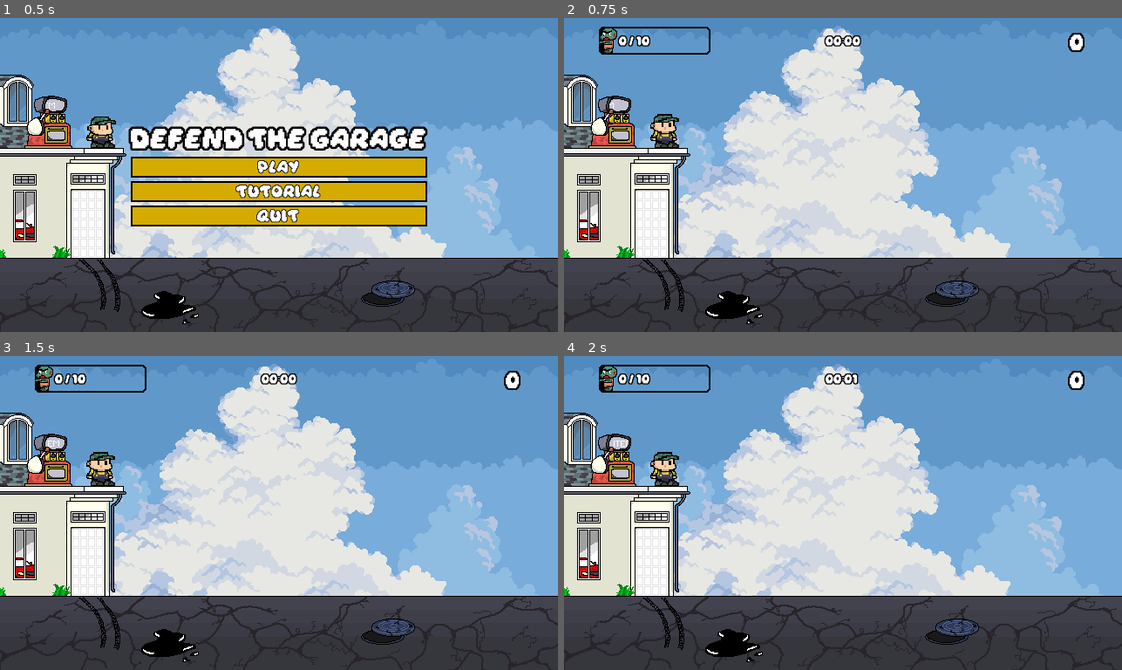
Above: before the commit, frames 1-4 (two rows, left to right).
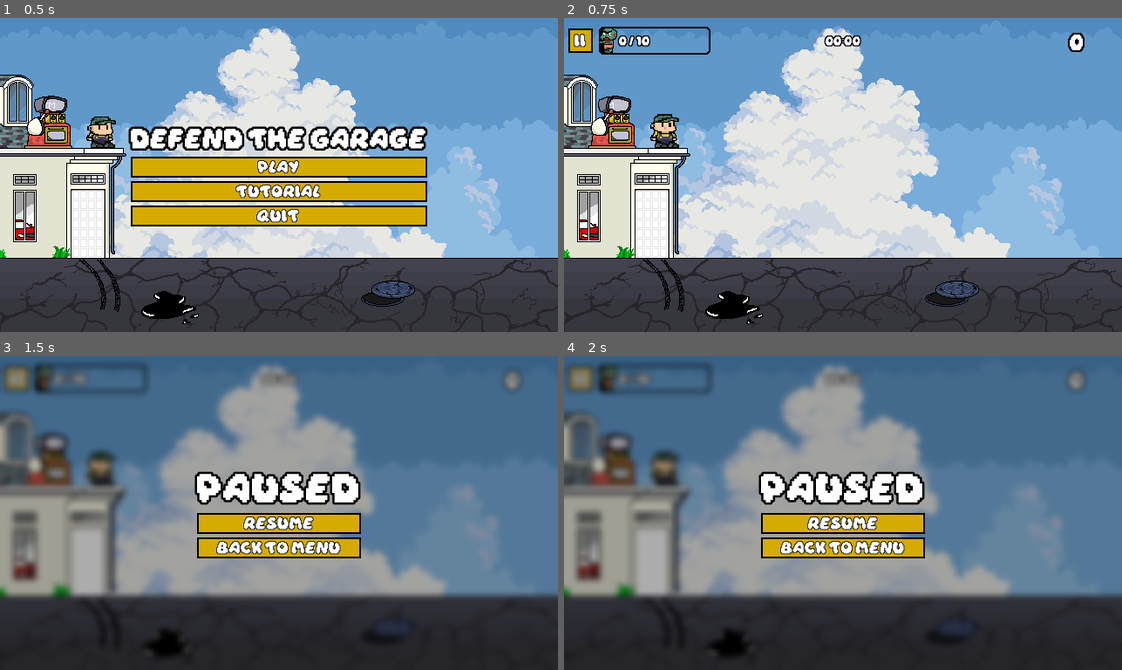
Above: after the commit, the same moments.

Repository: RayhanSP/gamedev-solo
Game: Godot game, scene res://scenes/main_menu.tscn
The game is run twice, just before and just after one commit, with the same random seed, the same clock (stepped at 60 frames per second) and the same inputs.
Inputs (mouse positions are in pixels of both pictures, inside the frame that each line leads up to):
- Up to frame 1 (0.5 s): no input
- Up to frame 2 (0.75 s): click "play" at 0.5 s
- Up to frame 3 (1.5 s): click (16, 374) at 1.27 s
- Up to frame 4 (2 s): no input

Frame 1 is identical in both runs. In frame 2, 0.3% of the frame differs, in the area x 0-6%, y 3-12%; in frame 3, 81%; in frame 4, 81%, in the area x 0-100%, y 0-100%.

Commit message:
feat: implement pause and pause screen

Diff:
--- a/project.godot
+++ b/project.godot
@@ -34,6 +34,11 @@
 "events": [Object(InputEventKey,"resource_local_to_scene":false,"resource_name":"","device":-1,"window_id":0,"alt_press …(195 unchanged characters)…
 ]
 }
+pause_game={
+"deadzone": 0.2,
+"events": [Object(InputEventKey,"resource_local_to_scene":false,"resource_name":"","device":-1,"window_id":0,"alt_pressed":false,"shift_pressed":false,"ctrl_pressed":false,"meta_pressed":false,"pressed":false,"keycode":0,"physical_keycode":80,"key_label":0,"unicode":112,"location":0,"echo":false,"script":null)
+]
+}
 
 [physics]
 
--- a/scenes/main.tscn
+++ b/scenes/main.tscn
@@ -10,6 +10,7 @@
 [ext_resource type="PackedScene" uid="uid://ctv2v3hwntkhj" path="res://scenes/item_busi.tscn" id="3_jyhfs"]
 [ext_resource type="PackedScene" uid="uid://c03n45erp2j0q" path="res://scenes/game_over_ui.tscn" id="3_yq6so"]
 [ext_resource type="Texture2D" uid="uid://tjywf44pikmt" path="res://assets/health_bar_house/houseHealthBar.png" id="4_5poiv"]
+[ext_resource type="PackedScene" uid="uid://n28japk1ximi" path="res://scenes/pause_ui.tscn" id="4_chjal"]
 [ext_resource type="Texture2D" uid="uid://cdhb0xc3ltnyd" path="res://assets/craftpix-net-995711-free-pixel-art-cloud-and-sky-backgrounds/1. NEW CLOUDS/1.png" id="4_jbj1t"]
 [ext_resource type="PackedScene" uid="uid://ci3ycmj402dn8" path="res://scenes/zombie.tscn" id="4_jyhfs"]
 [ext_resource type="Texture2D" uid="uid://dmj4peua414v5" path="res://assets/health_bar_house/houseHealthBar1.png" id="5_2cjbq"]
@@ -48,10 +49,46 @@
 
 [sub_resource type="RectangleShape2D" id="RectangleShape2D_2f3dj"]
 
+[sub_resource type="StyleBoxFlat" id="StyleBoxFlat_2cjbq"]
+bg_color = Color(0.84, 0.67200005, 0, 1)
+border_width_left = 2
+border_width_top = 2
+border_width_right = 2
+border_width_bottom = 2
+border_color = Color(0, 0, 0, 1)
+shadow_color = Color(0, 0, 0, 1)
+shadow_offset = Vector2(0, 4)
+anti_aliasing = false
+
+[sub_resource type="StyleBoxFlat" id="StyleBoxFlat_chjal"]
+content_margin_top = 4.0
+bg_color = Color(0.19, 0.15200001, 0, 1)
+border_width_left = 2
+border_width_top = 2
+border_width_right = 2
+border_width_bottom = 2
+border_color = Color(0, 0, 0, 1)
+shadow_color = Color(0, 0, 0, 1)
+anti_aliasing = false
+
+[sub_resource type="StyleBoxFlat" id="StyleBoxFlat_cjqg0"]
+bg_color = Color(0.84, 0.7644, 0.46199998, 1)
+border_width_left = 2
+border_width_top = 2
+border_width_right = 2
+border_width_bottom = 2
+border_color = Color(0, 0, 0, 1)
+shadow_color = Color(0, 0, 0, 1)
+shadow_offset = Vector2(0, 4)
+anti_aliasing = false
+
+[sub_resource type="StyleBoxEmpty" id="StyleBoxEmpty_vchkt"]
+
 [node name="Main" type="Node2D" unique_id=159988853]
 script = ExtResource("1_2f3dj")
 zombie_scene = ExtResource("4_jyhfs")
 game_over_scene = ExtResource("3_yq6so")
+pause_scene = ExtResource("4_chjal")
 bar_textures = Array[Texture2D]([ExtResource("4_5poiv"), ExtResource("5_2cjbq"), ExtResource("6_chjal"), ExtResource("7 …(183 unchanged characters)…
 
 [node name="CanvasModulate" type="CanvasModulate" parent="." unique_id=822555748]
@@ -265,7 +302,18 @@
 theme_override_fonts/font = ExtResource("41_2cjbq")
 text = "0"
 
-[node name="TextureButton" type="TextureButton" parent="HUD" unique_id=59147869]
-process_mode = 3
-offset_right = 40.0
+[node name="BtnPause" type="Button" parent="HUD" unique_id=399731679]
+offset_left = 5.0
+offset_top = 12.0
+offset_right = 33.0
 offset_bottom = 40.0
+theme_override_colors/font_color = Color(1, 1, 1, 1)
+theme_override_colors/font_outline_color = Color(0, 0, 0, 1)
+theme_override_constants/outline_size = 3
+theme_override_fonts/font = ExtResource("41_2cjbq")
+theme_override_font_sizes/font_size = 12
+theme_override_styles/normal = SubResource("StyleBoxFlat_2cjbq")
+theme_override_styles/pressed = SubResource("StyleBoxFlat_chjal")
+theme_override_styles/hover = SubResource("StyleBoxFlat_cjqg0")
+theme_override_styles/focus = SubResource("StyleBoxEmpty_vchkt")
+text = "II"
--- /dev/null
+++ b/scenes/pause_ui.tscn
@@ -0,0 +1,102 @@
+[gd_scene format=3 uid="uid://n28japk1ximi"]
+
+[ext_resource type="Script" uid="uid://ckqskvl7cm5nc" path="res://scripts/pause_ui.gd" id="1_vcehk"]
+[ext_resource type="Shader" uid="uid://dlgudsyuafqf6" path="res://shaders/game_over_ui.gdshader" id="1_ypbrs"]
+[ext_resource type="FontFile" uid="uid://bb0bd0cd2vup1" path="res://assets/fonts/daydream_3/Daydream DEMO.otf" id="2_vcehk"]
+
+[sub_resource type="ShaderMaterial" id="ShaderMaterial_3egln"]
+shader = ExtResource("1_ypbrs")
+shader_parameter/blur_amount = 2.0
+
+[sub_resource type="StyleBoxFlat" id="StyleBoxFlat_4j456"]
+bg_color = Color(0.84, 0.67200005, 0, 1)
+border_width_left = 2
+border_width_top = 2
+border_width_right = 2
+border_width_bottom = 2
+border_color = Color(0, 0, 0, 1)
+shadow_color = Color(0, 0, 0, 1)
+shadow_offset = Vector2(0, 4)
+anti_aliasing = false
+
+[sub_resource type="StyleBoxFlat" id="StyleBoxFlat_0vm74"]
+content_margin_top = 4.0
+bg_color = Color(0.19, 0.15200001, 0, 1)
+border_width_left = 2
+border_width_top = 2
+border_width_right = 2
+border_width_bottom = 2
+border_color = Color(0, 0, 0, 1)
+shadow_color = Color(0, 0, 0, 1)
+anti_aliasing = false
+
+[sub_resource type="StyleBoxFlat" id="StyleBoxFlat_utk7g"]
+bg_color = Color(0.84, 0.7644, 0.46199998, 1)
+border_width_left = 2
+border_width_top = 2
+border_width_right = 2
+border_width_bottom = 2
+border_color = Color(0, 0, 0, 1)
+shadow_color = Color(0, 0, 0, 1)
+shadow_offset = Vector2(0, 4)
+anti_aliasing = false
+
+[sub_resource type="StyleBoxEmpty" id="StyleBoxEmpty_ynu8c"]
+
+[node name="PauseUI" type="CanvasLayer" unique_id=1982318070]
+process_mode = 3
+script = ExtResource("1_vcehk")
+
+[node name="BlurEffect" type="ColorRect" parent="." unique_id=554218504]
+material = SubResource("ShaderMaterial_3egln")
+anchors_preset = 15
+anchor_right = 1.0
+anchor_bottom = 1.0
+grow_horizontal = 2
+grow_vertical = 2
+
+[node name="CenterContainer" type="CenterContainer" parent="." unique_id=1918094465]
+anchors_preset = 15
+anchor_right = 1.0
+anchor_bottom = 1.0
+grow_horizontal = 2
+grow_vertical = 2
+
+[node name="VBoxContainer" type="VBoxContainer" parent="CenterContainer" unique_id=1350925370]
+layout_mode = 2
+
+[node name="TitleLabel" type="Label" parent="CenterContainer/VBoxContainer" unique_id=2083358383]
+layout_mode = 2
+theme_override_colors/font_outline_color = Color(0, 0, 0, 1)
+theme_override_constants/outline_size = 10
+theme_override_fonts/font = ExtResource("2_vcehk")
+theme_override_font_sizes/font_size = 29
+text = "paused"
+
+[node name="BtnResume" type="Button" parent="CenterContainer/VBoxContainer" unique_id=1502586585]
+layout_mode = 2
+theme_override_colors/font_color = Color(1, 1, 1, 1)
+theme_override_colors/font_outline_color = Color(0, 0, 0, 1)
+theme_override_constants/outline_size = 3
+theme_override_fonts/font = ExtResource("2_vcehk")
+theme_override_font_sizes/font_size = 12
+theme_override_styles/normal = SubResource("StyleBoxFlat_4j456")
+theme_override_styles/pressed = SubResource("StyleBoxFlat_0vm74")
+theme_override_styles/hover = SubResource("StyleBoxFlat_utk7g")
+theme_override_styles/focus = SubResource("StyleBoxEmpty_ynu8c")
+text = "resume"
+icon_alignment = 1
+
+[node name="BtnMenu" type="Button" parent="CenterContainer/VBoxContainer" unique_id=983793300]
+layout_mode = 2
+theme_override_colors/font_color = Color(1, 1, 1, 1)
+theme_override_colors/font_outline_color = Color(0, 0, 0, 1)
+theme_override_constants/outline_size = 3
+theme_override_fonts/font = ExtResource("2_vcehk")
+theme_override_font_sizes/font_size = 12
+theme_override_styles/normal = SubResource("StyleBoxFlat_4j456")
+theme_override_styles/pressed = SubResource("StyleBoxFlat_0vm74")
+theme_override_styles/hover = SubResource("StyleBoxFlat_utk7g")
+theme_override_styles/focus = SubResource("StyleBoxEmpty_ynu8c")
+text = "back to menu"
+icon_alignment = 1
--- a/scripts/main.gd
+++ b/scripts/main.gd
@@ -6,6 +6,7 @@
 
 @export var zombie_scene: PackedScene
 @export var game_over_scene: PackedScene
+@export var pause_scene: PackedScene
 
 # === UI ZOMBIE BAR & WARNING ===
 @onready var zombie_bar = $HUD/ZombieBar
@@ -16,7 +17,7 @@
 @onready var count_label = $HUD/ZombieBar/CountLabel
 @onready var time_label = $HUD/TimeLabel
 @onready var score_label = $HUD/ScoreLabel
-#@onready var btn_pause = $HUD/BtnPause
+@onready var btn_pause = $HUD/BtnPause
 @onready var vending_machine = $VendingMachine
 
 # === STATISTIK PERMAINAN ===
@@ -47,7 +48,8 @@
 	_kalkulasi_delay_spawn()
 
 	defense_area.body_entered.connect(_on_zombie_passed)
-	#btn_pause.pressed.connect(_on_pause_pressed)
+	if btn_pause:
+		btn_pause.pressed.connect(_on_pause_pressed)
 
 	# Set tampilan awal UI
 	count_label.text = "0 / 10"
@@ -79,12 +81,18 @@
 		spawn_zombie_wave()
 
 # --- FUNGSI PAUSE ---
-#func _on_pause_pressed():
-	#get_tree().paused = !get_tree().paused
-	#if get_tree().paused:
-		#btn_pause.text = "RESUME"
-	#else:
-		#btn_pause.text = "PAUSE"
+func _on_pause_pressed():
+	if is_game_over: return
+
+	get_tree().paused = true
+
+	if pause_scene:
+		var ui = pause_scene.instantiate()
+		add_child(ui)
+
+func _input(event):
+	if event.is_action_pressed("pause_game") and not is_game_over and not get_tree().paused:
+		_on_pause_pressed()
 
 # --- FUNGSI ZOMBIE MASUK RUMAH ---
 func _on_zombie_passed(body):
--- /dev/null
+++ b/scripts/pause_ui.gd
@@ -0,0 +1,21 @@
+extends CanvasLayer
+
+@onready var btn_resume = $CenterContainer/VBoxContainer/BtnResume
+@onready var btn_menu = $CenterContainer/VBoxContainer/BtnMenu
+
+func _ready():
+	btn_resume.pressed.connect(_on_resume)
+	btn_menu.pressed.connect(_on_menu)
+
+func _on_resume():
+	get_tree().paused = false # Jalankan game lagi
+	queue_free() # Hapus menu pause ini dari layar
+
+func _on_menu():
+	get_tree().paused = false # Wajib di-unpause sebelum pindah scene
+	get_tree().change_scene_to_file("res://scenes/main_menu.tscn")
+
+# Biar bisa unpause pakai tombol "Tab" lagi
+func _input(event):
+	if event.is_action_pressed("pause_game"): # Ganti dengan nama action lu jika beda
+		_on_resume()
Not shown, added: scripts/pause_ui.gd.uid
